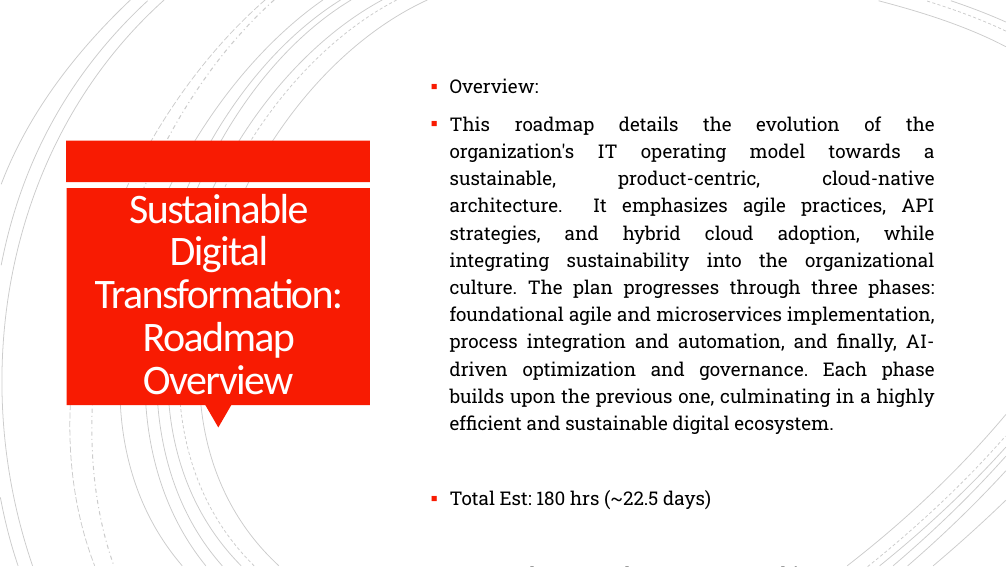
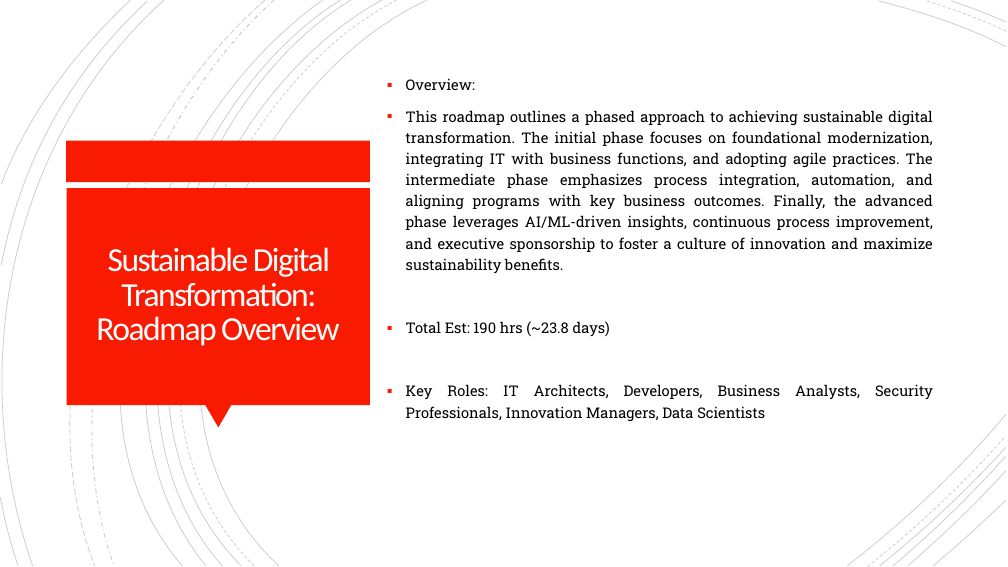
Before and after one commit to cyberox33/test_render_backend, a slide deck: slide 3 of Generated_Recommendation_Report_Streamlined.pptx. Drawn at 1008x567 pixels with LibreOffice and Linux fonts; fonts in the diff are those of the drawing. Boxes give left, top, right and bottom in pixels: in the first picture for what was removed or moved away, otherwise in the second. Text is boxed around its words. In the diff, an @@ line names an element or a change of style, - is before the commit and + after.

```diff
--- a/Generated_Recommendation_Report_Streamlined.pptx
+++ b/Generated_Recommendation_Report_Streamlined.pptx
@@ text "Overview:" moved from (x1=450, y1=78, x2=935, y2=509) to (x1=406, y1=78, x2=933, y2=421) @@
@@ text at (x1=406, y1=78, x2=475, y2=90): size 18 to 14 pt in "Overview:" @@
@@ text at (x1=406, y1=110, x2=933, y2=421): text changed; size 18 to 14 pt @@
-▪ This roadmap details the evolution of the organization's IT operating model towards a sustainable, product-centric, cloud-native architecture. It emphasizes agile practices, API strategies, and hybrid cloud adoption, while integrating sustainability into the organizational culture. The plan progresses through three phases: foundational agile and microservices implementation, process integration and automation, and finally, AI-driven optimization and governance. Each phase builds upon the previous one, culminating in a highly efficient and sustainable digital ecosystem.
-▪ Total Est: 180 hrs (~22.5 days)
-▪ Key Roles: Developers, IT Architects, DevOps Engineers, Business Analysts, Sustainability Managers, Data Scientists
+▪ This roadmap outlines a phased approach to achieving sustainable digital transformation. The initial phase focuses on foundational modernization, integrating IT with business functions, and adopting agile practices. The intermediate phase emphasizes process integration, automation, and aligning programs with key business outcomes. Finally, the advanced phase leverages AI/ML-driven insights, continuous process improvement, and executive sponsorship to foster a culture of innovation and maximize sustainability benefits.
+▪ Total Est: 190 hrs (~23.8 days)
+▪ Key Roles: IT Architects, Developers, Business Analysts, Security Professionals, Innovation Managers, Data Scientists
@@ title "Sustainable Digital Transformation: Roadmap Overview" at (x1=96, y1=247, x2=339, y2=346): size 40 to 32 pt @@
```
Also in this commit, not shown: 18 other slides changed, 13 other files.
